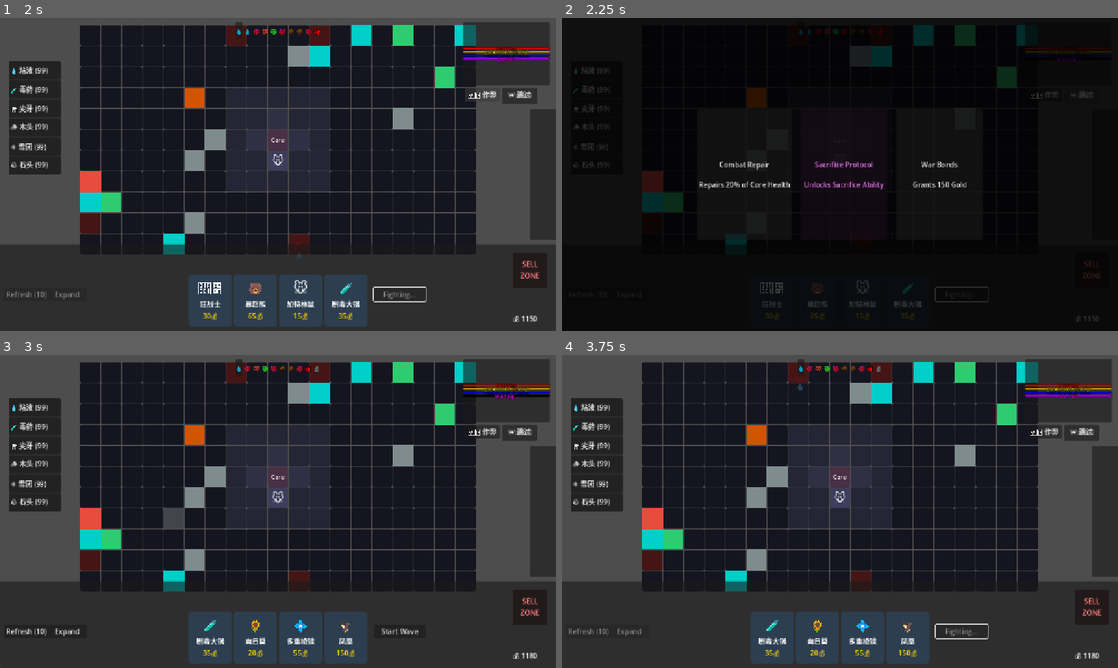
Above: before the commit, frames 1-4 (two rows, left to right).
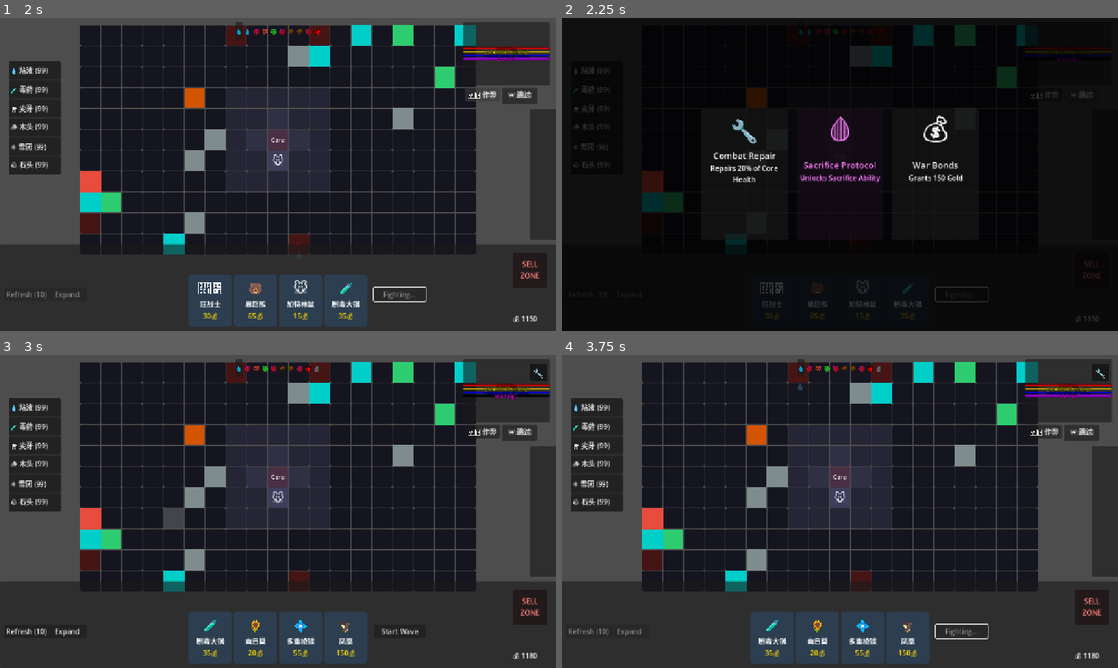
Above: after the commit, the same moments.

Repository: seekerzz/tower-html
Game: Godot game, scene res://src/Scenes/Game/MainGame.tscn
Same seed, same stepped clock (60 frames per second), same inputs: the game is played once before the commit and once after it. The project has no main scene, so this scene is started directly.
Inputs (mouse positions are in pixels of both pictures, inside the frame that each line leads up to):
- Up to frame 1 (2 s): click "Start Wave" at 0.5 s; click "🛠️ 作弊" at 1.25 s
- Up to frame 2 (2.25 s): click "⏩ 跳过" at 2 s
- Up to frame 3 (3 s): click (183, 511) at 2.75 s, where only the run before the commit has a clickable "Combat Repair Repairs 20% of …"
- Up to frame 4 (3.75 s): click "Start Wave" at 3.5 s

Frame 1 is identical in both runs. In frame 2, 2.0% of the frame differs, in the area x 24-73%, y 31-55%; in frame 3, less than 0.1%; in frame 4, less than 0.1%.

Commit message:
Optimize reward UI with Emojis and improve sacrifice interaction - Update RewardManager to use Emojis for icons - Refactor UpgradeSelection to show large Emojis on cards - Update MainGUI to display all rewards in HUD with stack counts - Implement interactive sacrifice icon in HUD

Diff:
--- a/src/Scripts/Managers/RewardManager.gd
+++ b/src/Scripts/Managers/RewardManager.gd
@@ -5,7 +5,7 @@
 
 const REWARDS = {
 	"combat_repair": {
-		"icon": "res://src/Assets/Icons/repair.png", # Placeholder
+		"icon": "🔧",
 		"name": "Combat Repair",
 		"rarity": "common",
 		"type": "stat",
@@ -13,7 +13,7 @@
 		"unique": false
 	},
 	"war_bonds": {
-		"icon": "res://src/Assets/Icons/gold.png", # Placeholder
+		"icon": "💰",
 		"name": "War Bonds",
 		"rarity": "common",
 		"type": "stat",
@@ -21,7 +21,7 @@
 		"unique": false
 	},
 	"biomass_armor": {
-		"icon": "res://src/Assets/Icons/armor.png", # Placeholder
+		"icon": "🛡️",
 		"name": "Biomass Armor",
 		"rarity": "rare",
 		"type": "artifact",
@@ -29,7 +29,7 @@
 		"unique": true
 	},
 	"focus_fire": {
-		"icon": "res://src/Assets/Icons/damage.png", # Placeholder
+		"icon": "🎯",
 		"name": "Focus Fire",
 		"rarity": "common",
 		"type": "stat",
@@ -37,7 +37,7 @@
 		"unique": false
 	},
 	"sacrifice_protocol": {
-		"icon": "res://src/Assets/Icons/skull.png", # Placeholder
+		"icon": "🩸",
 		"name": "Sacrifice Protocol",
 		"rarity": "epic",
 		"type": "artifact",
@@ -45,7 +45,7 @@
 		"unique": true
 	},
 	"scrap_recycling": {
-		"icon": "res://src/Assets/Icons/recycle.png", # Placeholder
+		"icon": "♻️",
 		"name": "Scrap Recycling",
 		"rarity": "rare",
 		"type": "artifact",
@@ -53,7 +53,7 @@
 		"unique": true
 	},
 	"rapid_expansion": {
-		"icon": "res://src/Assets/Icons/expand.png", # Placeholder
+		"icon": "🏗️",
 		"name": "Rapid Expansion",
 		"rarity": "rare",
 		"type": "stat",
@@ -61,7 +61,7 @@
 		"unique": false
 	},
 	"ammo_improvement": {
-		"icon": "res://src/Assets/Icons/ammo.png", # Placeholder
+		"icon": "⚔️",
 		"name": "Ammo Improvement",
 		"rarity": "common",
 		"type": "stat",
--- a/src/Scripts/UI/MainGUI.gd
+++ b/src/Scripts/UI/MainGUI.gd
@@ -21,7 +21,6 @@
 
 # New UI Elements for Rewards
 var artifacts_hud: HBoxContainer
-var sacrifice_button: Button
 
 const FLOATING_TEXT_SCENE = preload("res://src/Scenes/UI/FloatingText.tscn")
 const BUILD_PANEL_SCENE = preload("res://src/Scenes/UI/BuildPanel.tscn")
@@ -58,20 +57,25 @@
 	_setup_build_panel()
 	_setup_stats_panel()
 	_setup_artifacts_hud()
-	_setup_sacrifice_button()
 
 func _setup_artifacts_hud():
 	artifacts_hud = HBoxContainer.new()
 	artifacts_hud.name = "ArtifactsHUD"
-	# Position at top right or similar.
-	# Let's put it top left, under wave label or similar.
-	# Or top right corner.
+	# Position at top right
+	add_child(artifacts_hud)
 	artifacts_hud.set_anchors_preset(Control.PRESET_TOP_RIGHT)
-	artifacts_hud.position = Vector2(-200, 10) # Offset from right anchor? No, position is relative to anchor.
-	# Let's use layout properly.
-	add_child(artifacts_hud)
 	artifacts_hud.grow_horizontal = Control.GROW_DIRECTION_BEGIN
-	artifacts_hud.position = Vector2(get_viewport_rect().size.x - 20, 10)
+	artifacts_hud.alignment = BoxContainer.ALIGNMENT_END
+
+	# With Top Right preset, the node is anchored to the top right.
+	# We want to offset it slightly from the edge.
+	# Since grow_horizontal is BEGIN, it expands to the left.
+	# We set the position's x to be (ViewportWidth - Offset) or use offsets.
+	# A safe way is to set the offsets directly after preset.
+	artifacts_hud.offset_left = -320 # Starts 320px from right edge
+	artifacts_hud.offset_right = -20 # Ends 20px from right edge
+	artifacts_hud.offset_top = 20
+	artifacts_hud.offset_bottom = 60 # 40px height
 
 	# Connect to RewardManager if available
 	var rm = GameManager.get("reward_manager")
@@ -80,28 +84,15 @@
 
 	if rm:
 		rm.reward_added.connect(_on_reward_added)
-
-func _setup_sacrifice_button():
-	sacrifice_button = Button.new()
-	sacrifice_button.name = "SacrificeButton"
-	sacrifice_button.text = "SACRIFICE"
-	sacrifice_button.modulate = Color(1, 0, 0)
-	sacrifice_button.visible = false
-	sacrifice_button.pressed.connect(_on_sacrifice_button_pressed)
-
-	# Place next to HP bar
-	if hp_bar:
-		# Add to hp_bar parent or nearby
-		hp_bar.get_parent().add_child(sacrifice_button)
-		hp_bar.get_parent().move_child(sacrifice_button, hp_bar.get_index() + 1)
-	else:
-		add_child(sacrifice_button)
-
-func _on_reward_added(id):
+		if rm.has_signal("sacrifice_state_changed"):
+			rm.sacrifice_state_changed.connect(_on_sacrifice_state_changed)
+
+func _on_reward_added(_id):
 	_update_artifacts_hud()
 
-	if id == "sacrifice_protocol":
-		sacrifice_button.visible = true
+func _on_sacrifice_state_changed(_is_active):
+	# Update HUD to reflect cooldown/active state if needed
+	_update_artifacts_hud()
 
 func _update_artifacts_hud():
 	if not artifacts_hud: return
@@ -115,36 +106,85 @@
 
 	if not rm: return
 
+	# 1. Process Active Buffs (Stats)
+	for buff_id in rm.active_buffs:
+		_create_hud_icon(buff_id, rm.active_buffs[buff_id], rm)
+
+	# 2. Process Artifacts
 	for artifact_id in rm.acquired_artifacts:
-		var icon = TextureRect.new()
-		# Assuming we can get data from RewardManager REWARDS
-		if rm.REWARDS.has(artifact_id):
-			var data = rm.REWARDS[artifact_id]
-			var tex_path = data.get("icon")
-			if tex_path and ResourceLoader.exists(tex_path):
-				icon.texture = load(tex_path)
-			else:
-				# Placeholder rect
-				icon.custom_minimum_size = Vector2(32, 32)
-				var placeholder = GradientTexture2D.new()
-				placeholder.width = 32
-				placeholder.height = 32
-				icon.texture = placeholder
-
-		icon.expand_mode = TextureRect.EXPAND_IGNORE_SIZE
-		icon.custom_minimum_size = Vector2(32, 32)
-		icon.tooltip_text = rm.REWARDS[artifact_id].get("name", artifact_id)
-		artifacts_hud.add_child(icon)
-
-func _on_sacrifice_button_pressed():
-	emit_signal("sacrifice_requested")
-	# Also notify RewardManager if needed
-	var rm = GameManager.get("reward_manager")
-	if not rm and GameManager.has_meta("reward_manager"):
-		rm = GameManager.get_meta("reward_manager")
-
-	if rm:
-		rm.activate_sacrifice()
+		_create_hud_icon(artifact_id, 1, rm)
+
+func _create_hud_icon(id, count, rm):
+	if not rm.REWARDS.has(id): return
+
+	var data = rm.REWARDS[id]
+	var icon_container = PanelContainer.new()
+	var style = StyleBoxFlat.new()
+	style.bg_color = Color(0, 0, 0, 0.5)
+	style.set_corner_radius_all(4)
+	icon_container.add_theme_stylebox_override("panel", style)
+
+	var label = Label.new()
+	label.text = data.get("icon", "?")
+	label.horizontal_alignment = HORIZONTAL_ALIGNMENT_CENTER
+	label.vertical_alignment = VERTICAL_ALIGNMENT_CENTER
+	label.custom_minimum_size = Vector2(40, 40)
+	label.add_theme_font_size_override("font_size", 24)
+	label.tooltip_text = data.get("name", id) + "\n" + data.get("desc", "")
+
+	icon_container.add_child(label)
+
+	# Stack count
+	if count > 1:
+		var count_label = Label.new()
+		count_label.text = "x%d" % count
+		count_label.add_theme_font_size_override("font_size", 12)
+		count_label.set_anchors_preset(Control.PRESET_BOTTOM_RIGHT)
+		# To make anchors work, parent needs to be control but Label inside container is managed.
+		# Easier: just add it and move it or use a MarginContainer overlay.
+		# Let's just add it as child of container, and set position manually or rely on order.
+		# Or use a MarginContainer for the icon and overlay the count.
+		# Simple approach: standard VBox/Overlay.
+		# Since PanelContainer only holds one child usually, let's change structure slightly.
+
+		# Better structure: MarginContainer
+		var margin = MarginContainer.new()
+		# Reparent label: remove from old parent first
+		label.get_parent().remove_child(label)
+		margin.add_child(label)
+
+		var count_lbl_container = MarginContainer.new()
+		count_lbl_container.add_theme_constant_override("margin_left", 20)
+		count_lbl_container.add_theme_constant_override("margin_top", 20)
+		count_lbl_container.add_child(count_label)
+
+		margin.add_child(count_lbl_container)
+
+		# Add margin to container
+		icon_container.add_child(margin)
+
+	# Interaction for Sacrifice Protocol
+	if id == "sacrifice_protocol":
+		icon_container.mouse_filter = Control.MOUSE_FILTER_STOP
+		icon_container.gui_input.connect(_on_sacrifice_icon_input)
+
+		# Visual feedback for cooldown
+		if rm.sacrifice_cooldown > 0:
+			label.modulate = Color(0.5, 0.5, 0.5, 0.5) # Greyed out
+		elif rm.is_sacrifice_active:
+			label.modulate = Color(1, 0, 0) # Red glow/active?
+			# Or maybe scale pulse?
+
+	artifacts_hud.add_child(icon_container)
+
+func _on_sacrifice_icon_input(event):
+	if event is InputEventMouseButton and event.pressed and event.button_index == MOUSE_BUTTON_LEFT:
+		var rm = GameManager.get("reward_manager")
+		if not rm and GameManager.has_meta("reward_manager"):
+			rm = GameManager.get_meta("reward_manager")
+
+		if rm:
+			rm.activate_sacrifice()
 
 func _setup_ui_styles():
 	var bg_color = Color(0.1, 0.1, 0.1, 0.8)
--- a/src/Scripts/UI/UpgradeSelection.gd
+++ b/src/Scripts/UI/UpgradeSelection.gd
@@ -41,13 +41,35 @@
 
 func create_card(data):
 	var btn = Button.new()
-	# Simple text formatting
-	# Adjust for data keys: title->name, description->desc
+	btn.custom_minimum_size = Vector2(200, 300)
+
+	var vbox = VBoxContainer.new()
+	vbox.set_anchors_preset(Control.PRESET_FULL_RECT)
+	# Allow mouse input to pass to the button
+	vbox.mouse_filter = Control.MOUSE_FILTER_IGNORE
+	btn.add_child(vbox)
+
+	var icon_label = Label.new()
+	icon_label.text = data.get("icon", "")
+	# Make icon big
+	icon_label.add_theme_font_size_override("font_size", 64)
+	icon_label.horizontal_alignment = HORIZONTAL_ALIGNMENT_CENTER
+	vbox.add_child(icon_label)
+
 	var title = data.get("name", data.get("title", "Unknown"))
+	var title_label = Label.new()
+	title_label.text = title
+	title_label.horizontal_alignment = HORIZONTAL_ALIGNMENT_CENTER
+	title_label.add_theme_font_size_override("font_size", 20)
+	vbox.add_child(title_label)
+
 	var desc = data.get("desc", data.get("description", ""))
-
-	btn.text = "%s\n\n%s" % [title, desc]
-	btn.custom_minimum_size = Vector2(200, 300)
+	var desc_label = Label.new()
+	desc_label.text = desc
+	desc_label.horizontal_alignment = HORIZONTAL_ALIGNMENT_CENTER
+	desc_label.autowrap_mode = TextServer.AUTOWRAP_WORD_SMART
+	desc_label.size_flags_vertical = Control.SIZE_EXPAND_FILL
+	vbox.add_child(desc_label)
 
 	if data.get("rarity") == "epic":
 		btn.modulate = Color(1, 0.5, 1) # Purpleish
